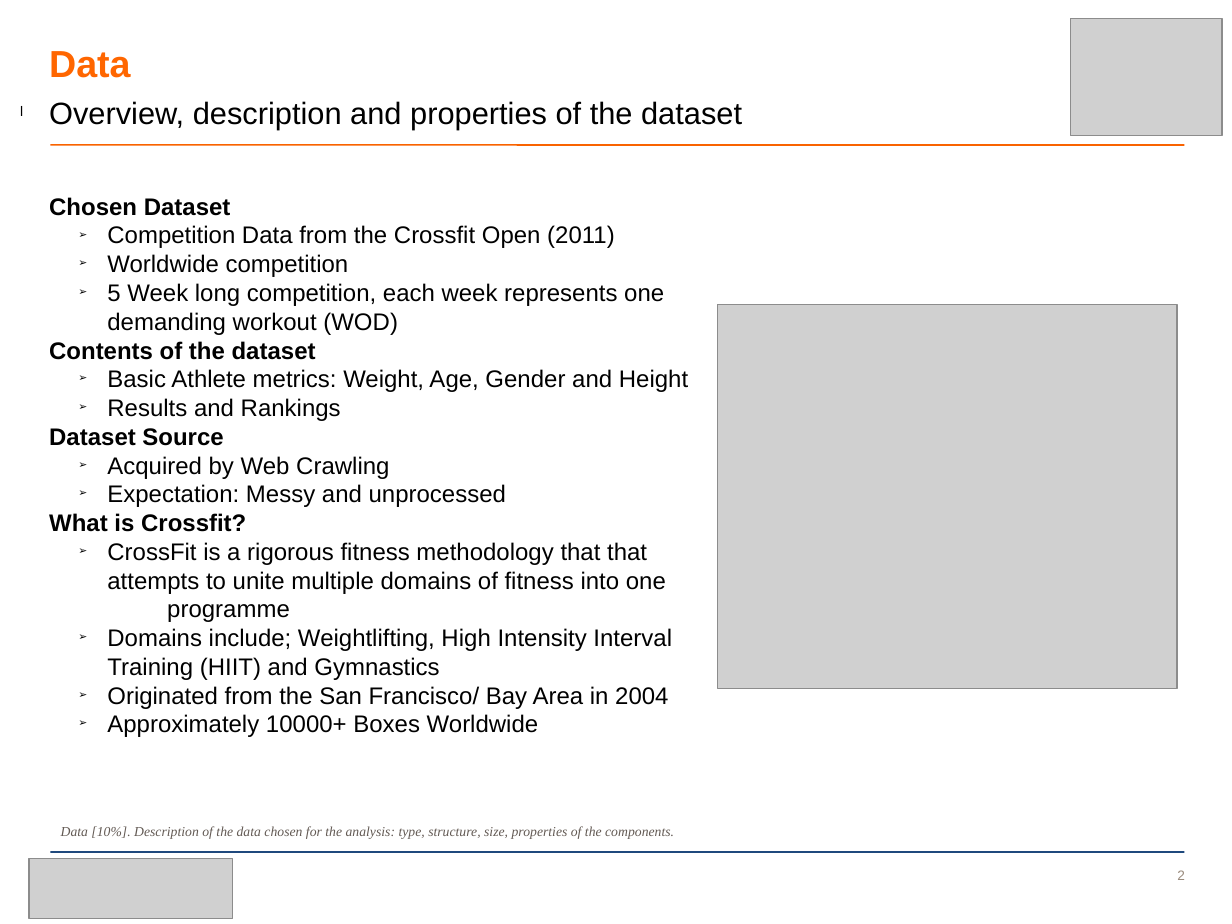
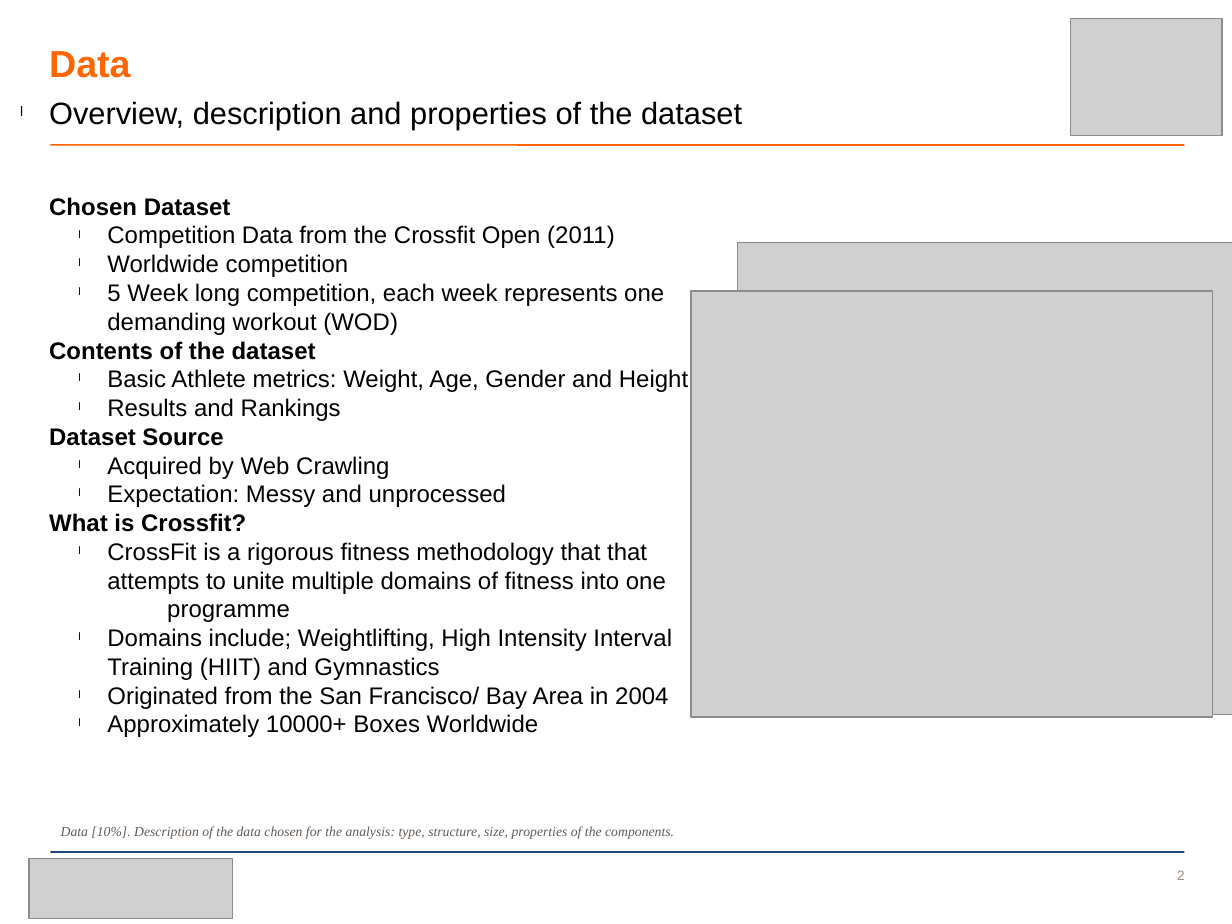
Before and after one commit to AkiraKane/CityUniversity2014, a slide deck: slide 2 of Visual_Analytics/Visual_Analytics_Powerpoint.pptx. Drawn at 1232x924 pixels with LibreOffice and Linux fonts; fonts in the diff are those of the drawing; grey boxes stand for pictures; background and template pictures are left out. Boxes give left, top, right and bottom in pixels: in the first picture for what was removed or moved away, otherwise in the second. Text is boxed around its words. In the diff, an @@ line names an element or a change of style, - is before the commit and + after.

```diff
--- a/Visual_Analytics/Visual_Analytics_Powerpoint.pptx
+++ b/Visual_Analytics/Visual_Analytics_Powerpoint.pptx
@@ text at bbox=[107, 225, 688, 737]: bullet ➢ to l @@
@@ picture: place and size @@
-picture at bbox=[718, 304, 1178, 689]
+picture at bbox=[737, 243, 1232, 715]
@@ picture added at bbox=[691, 291, 1212, 717] @@
```
Also in this commit, not shown: 6 other slides changed, 2 other files.
